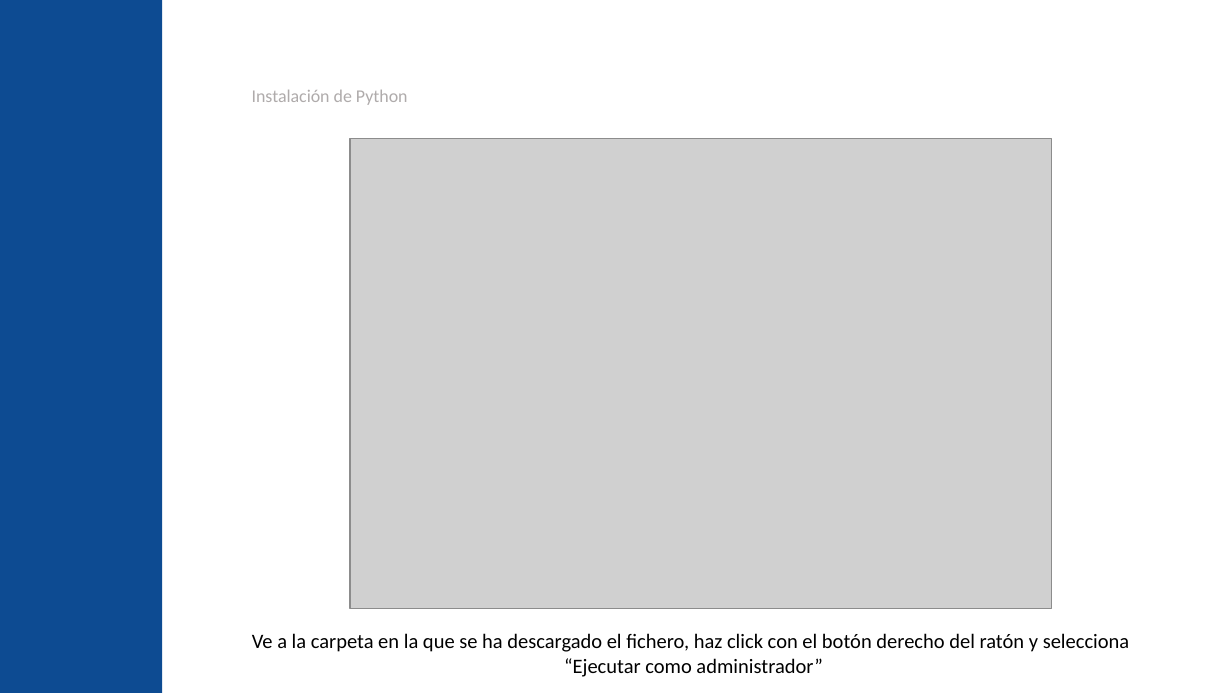
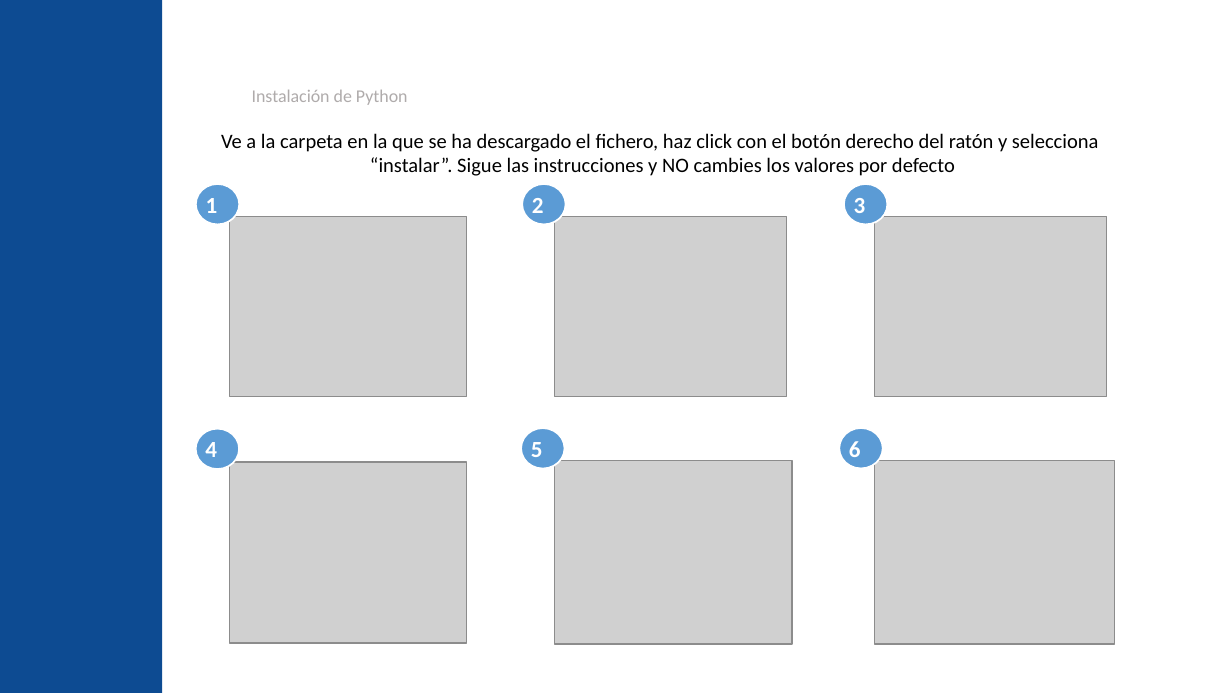
Before and after one commit to jgalgarra/introprogpython, a slide deck: slide 10 of slides/python_elemental_slides.pptx (slide 15 before the commit). Drawn at 1232x693 pixels with LibreOffice and Linux fonts; fonts in the diff are those of the drawing; grey boxes stand for pictures; background and template pictures are left out. Boxes give left, top, right and bottom in pixels: in the first picture for what was removed or moved away, otherwise in the second. Text is boxed around its words. In the diff, an @@ line names an element or a change of style, - is before the commit and + after.

```diff
--- a/slides/python_elemental_slides.pptx
+++ b/slides/python_elemental_slides.pptx
@@ text at (221,133,1099,176): text changed @@
-Ve a la carpeta en la que se ha descargado el fichero, haz click con el botón derecho del ratón y selecciona
-“Ejecutar como administrador”
+Ve a la carpeta en la que se ha descargado el fichero, haz click con el botón derecho del ratón y selecciona
+“instalar”. Sigue las instrucciones y NO cambies los valores por defecto
@@ picture removed at (350,138,1051,609) @@
@@ ellipse added at (196,184,239,224), fill #5B9BD5, outline #FFFFFF 1 pt @@
@@ text added at (206,198,218,213), 13.5 pt, text #FFFFFF, bold @@
+1
@@ ellipse added at (522,184,565,224), fill #5B9BD5, outline #FFFFFF 1 pt @@
@@ text added at (532,198,544,213), 13.5 pt, text #FFFFFF, bold @@
+2
@@ ellipse added at (844,184,887,224), fill #5B9BD5, outline #FFFFFF 1 pt @@
@@ text added at (854,198,866,213), 13.5 pt, text #FFFFFF, bold @@
+3
@@ picture added at (229,217,467,397) @@
@@ picture added at (554,217,786,397) @@
@@ picture added at (875,217,1106,397) @@
@@ ellipse added at (196,429,239,469), fill #5B9BD5, outline #FFFFFF 1 pt @@
@@ text added at (205,442,217,457), 13.5 pt, text #FFFFFF, bold @@
+4
@@ ellipse added at (521,429,564,469), fill #5B9BD5, outline #FFFFFF 1 pt @@
@@ text added at (531,442,543,457), 13.5 pt, text #FFFFFF, bold @@
+5
@@ ellipse added at (839,428,882,468), fill #5B9BD5, outline #FFFFFF 1 pt @@
@@ text added at (849,441,861,457), 13.5 pt, text #FFFFFF, bold @@
+6
@@ picture added at (229,462,467,643) @@
@@ picture added at (554,461,792,644) @@
@@ picture added at (875,461,1115,644) @@
```
Also in this commit, not shown: 17 other slides changed, 4 slides added, 12 slides removed, 1 other file.
